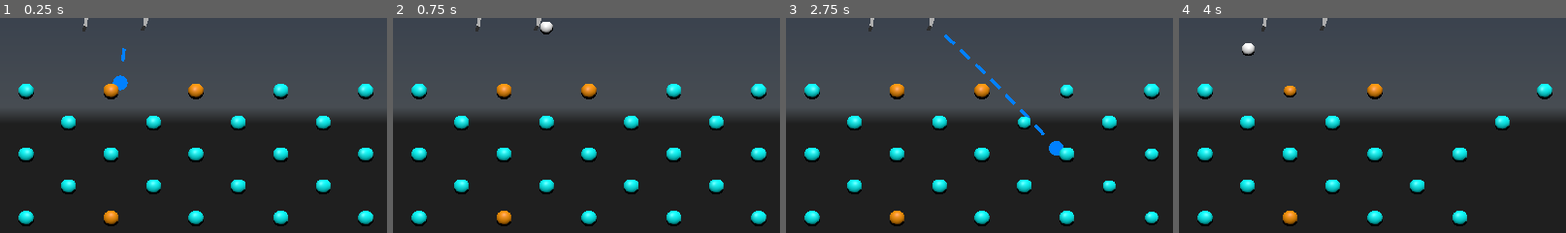
Above: before the commit, frames 1-4 (left to right).
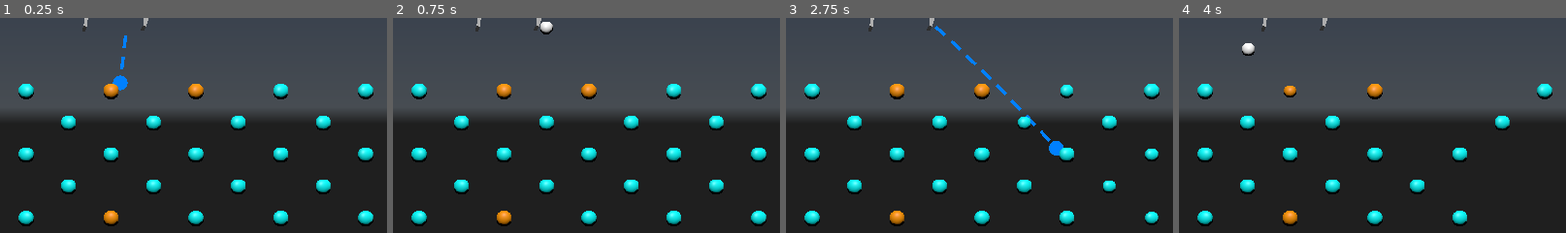
Above: after the commit, the same moments.

Repository: Temia116/Milke-2--Into-the-third-dimension
Game: Godot game, scene res://scenes/node_3d.tscn
The game is run twice, just before and just after one commit, with the same random seed, the same clock (stepped at 60 frames per second) and the same inputs. A sky picture missing from this copy of the repository is replaced by a grey-blue gradient. Video files are missing from this copy of the repository; at most half a second of black plays in their place.
Inputs (mouse positions are % of the whole screen's width and height, from its top left):
- Up to frame 1 (0.25 s): no input
- Up to frame 2 (0.75 s): move the mouse to (72, 45) at 0.52 s; click (72, 45) at 0.67 s
- Up to frame 3 (2.75 s): move the mouse to (30, 55) at 1.27 s; click (30, 55) at 1.42 s; move the mouse to (60, 27) at 2.02 s; click (60, 27) at 2.17 s
- Up to frame 4 (4 s): move the mouse to (45, 70) at 2.77 s; click (45, 70) at 2.92 s; move the mouse to (80, 65) at 3.52 s; click (80, 65) at 3.67 s
The pictures show only the part of the screen within x 36-86%, y 18-68%; the shares and areas given below are measured in that part.

The runs differ from the first frame. In frame 1, 0.1% of the frame differs, in the area x 31-33%, y 8-24%; in frame 2, nothing differs; in frame 3, 0.5%, in the area x 38-70%, y 3-58%; in frame 4, nothing differs.

Commit message:
poop from the butt
fart

Diff:
--- a/PegSpawner.gd
+++ b/PegSpawner.gd
@@ -35,17 +35,12 @@
 # Two curved arcs — a frown on top, a smile below.
 # ---------------------------------------------------------------------------
 var level_2 = [
-	# Circle of pegs at top - centred at (0, 4.5), radius 3.5
-	[0.0, 8.0, "blue"], [2.17, 7.25, "blue"], [3.5, 5.5, "blue"],
-	[3.5, 3.5, "blue"], [2.17, 3.75, "blue"], [0.0, 3.0, "blue"],
-	[-2.17, 3.75, "blue"], [-3.5, 3.5, "blue"], [-3.5, 5.5, "blue"],
-	[-2.17, 7.25, "blue"],
-	# Top arc (frown) - upper field
-	[-10.0, 2.5, "blue"], [-9.51, 1.88, "blue"], [-8.09, 1.32, "blue"],
+	# Top arc (frown) - endpoints removed near cow
+	[-9.51, 1.88, "blue"], [-8.09, 1.32, "blue"],
 	[-5.88, 0.88, "blue"], [-3.09, 0.6, "blue"], [0.0, 0.5, "blue"],
 	[3.09, 0.6, "blue"], [5.88, 0.88, "blue"], [8.09, 1.32, "blue"],
-	[9.51, 1.88, "blue"], [10.0, 2.5, "blue"],
-	# Bottom arc (smile) - lower field
+	[9.51, 1.88, "blue"],
+	# Bottom arc (smile)
 	[10.0, -2.5, "blue"], [9.51, -1.88, "blue"], [8.09, -1.32, "blue"],
 	[5.88, -0.88, "blue"], [3.09, -0.6, "blue"], [0.0, -0.5, "blue"],
 	[-3.09, -0.6, "blue"], [-5.88, -0.88, "blue"], [-8.09, -1.32, "blue"],
@@ -63,19 +58,36 @@
 # Two full peg rings with a diagonal scatter bridging them.
 # ---------------------------------------------------------------------------
 var level_3 = [
-	[-0.5,  0.5,  "blue"], [-1.36, 3.15, "blue"], [-3.61, 4.78, "blue"],
-	[-6.39, 4.78, "blue"], [-8.64, 3.15, "blue"], [-9.5,  0.5,  "blue"],
-	[-8.64,-2.15, "blue"], [-6.39,-3.78, "blue"], [-3.61,-3.78, "blue"], [-1.36,-2.15, "blue"],
-	[ 9.5,  0.5,  "blue"], [ 8.64, 3.15, "blue"], [ 6.39, 4.78, "blue"],
-	[ 3.61, 4.78, "blue"], [ 1.36, 3.15, "blue"], [ 0.5,  0.5,  "blue"],
-	[ 1.36,-2.15, "blue"], [ 3.61,-3.78, "blue"], [ 6.39,-3.78, "blue"], [ 8.64,-2.15, "blue"],
-	[-11,  3.5, "blue"], [-8,  2.5, "blue"], [-2,  3.0, "blue"],
-	[  2, -3.0, "blue"], [ 8, -2.5, "blue"], [11, -3.5, "blue"],
-	[-10, -4.0, "blue"], [-7, -4.0, "blue"], [-4, -4.0, "blue"],
-	[  0, -4.0, "blue"], [ 4, -4.0, "blue"], [ 7, -4.0, "blue"], [10, -4.0, "blue"],
-	[0, 0.5, "blue"],
+	# Left ring (12 pegs, full loop)
+	[-1.0, -1.0, "blue"],
+	[-1.54, 1.0, "blue"],
+	[-3.0, 2.46, "blue"],
+	[-5.0, 3.0, "blue"],
+	[-7.0, 2.46, "blue"],
+	[-8.46, 1.0, "blue"],
+	[-9.0, -1.0, "blue"],
+	[-8.46, -3.0, "blue"],
+	[-7.0, -4.46, "blue"],
+	[-5.0, -5.0, "blue"],
+	[-3.0, -4.46, "blue"],
+	[-1.54, -3.0, "blue"],
+	# Right ring (12 pegs, full loop)
+	[9.0, -1.0, "blue"],
+	[8.46, 1.0, "blue"],
+	[7.0, 2.46, "blue"],
+	[5.0, 3.0, "blue"],
+	[3.0, 2.46, "blue"],
+	[1.54, 1.0, "blue"],
+	[1.0, -1.0, "blue"],
+	[1.54, -3.0, "blue"],
+	[3.0, -4.46, "blue"],
+	[5.0, -5.0, "blue"],
+	[7.0, -4.46, "blue"],
+	[8.46, -3.0, "blue"],
+	# Bottom row
+	[-10, -6.5, "blue"], [-7, -6.5, "blue"], [-4, -6.5, "blue"],
+	[0, -6.5, "blue"], [4, -6.5, "blue"], [7, -6.5, "blue"], [10, -6.5, "blue"],
 ]
-
 # ---------------------------------------------------------------------------
 
 func _ready():
--- a/scenes/node_3d.gd
+++ b/scenes/node_3d.gd
@@ -74,30 +74,23 @@
 	aim_mesh.clear_surfaces()
 	if not can_shoot:
 		return
-
 	var sim_pos = udder_spawn.global_position
 	var sim_vel = _get_launch_velocity()
 	var gravity_vec = Vector3(0, GRAVITY * GRAVITY_SCALE, 0)
 	var space = get_world_3d().direct_space_state
-
-	var sim_dt = 0.04
-	var steps = 80
+	var sim_dt = 0.02   # smaller step so the line starts closer to the udder
+	var steps = 160     # doubled to cover the same total distance
 	var dot_accum = 0.0
 	var dot_spacing = 1.0
 	var pill_half_len = 0.3
 	var pill_radius = 0.08
-	var min_draw_distance = 0.1
+	var min_draw_distance = 0.4
 	var start_pos = udder_spawn.global_position
-
 	aim_mesh.surface_begin(Mesh.PRIMITIVE_TRIANGLES)
-
 	for _i in range(steps):
 		var next_pos = sim_pos + sim_vel * sim_dt + 0.5 * gravity_vec * sim_dt * sim_dt
 		sim_vel += gravity_vec * sim_dt
-
 		var dist_from_origin = sim_pos.distance_to(start_pos)
-
-		# Only check for collisions once we're clear of the cow/udder
 		if dist_from_origin > min_draw_distance:
 			var sphere_params = PhysicsShapeQueryParameters3D.new()
 			var sphere_shape = SphereShape3D.new()
@@ -111,7 +104,6 @@
 			if result[0] < 1.0:
 				sim_pos = sim_pos.lerp(next_pos, result[0])
 				break
-
 			var seg_len = sim_pos.distance_to(next_pos)
 			dot_accum += seg_len
 			while dot_accum >= dot_spacing:
@@ -128,9 +120,7 @@
 				aim_mesh.surface_add_vertex(p0 - perp)
 				aim_mesh.surface_add_vertex(p1 + perp)
 				aim_mesh.surface_add_vertex(p0 + perp)
-
 		sim_pos = next_pos
-
 	var radius = 0.35
 	var segments = 16
 	for i in range(segments):
@@ -139,7 +129,6 @@
 		aim_mesh.surface_add_vertex(sim_pos)
 		aim_mesh.surface_add_vertex(sim_pos + Vector3(cos(angle_a) * radius, sin(angle_a) * radius, 0))
 		aim_mesh.surface_add_vertex(sim_pos + Vector3(cos(angle_b) * radius, sin(angle_b) * radius, 0))
-
 	aim_mesh.surface_end()
 
 func _input(event):
